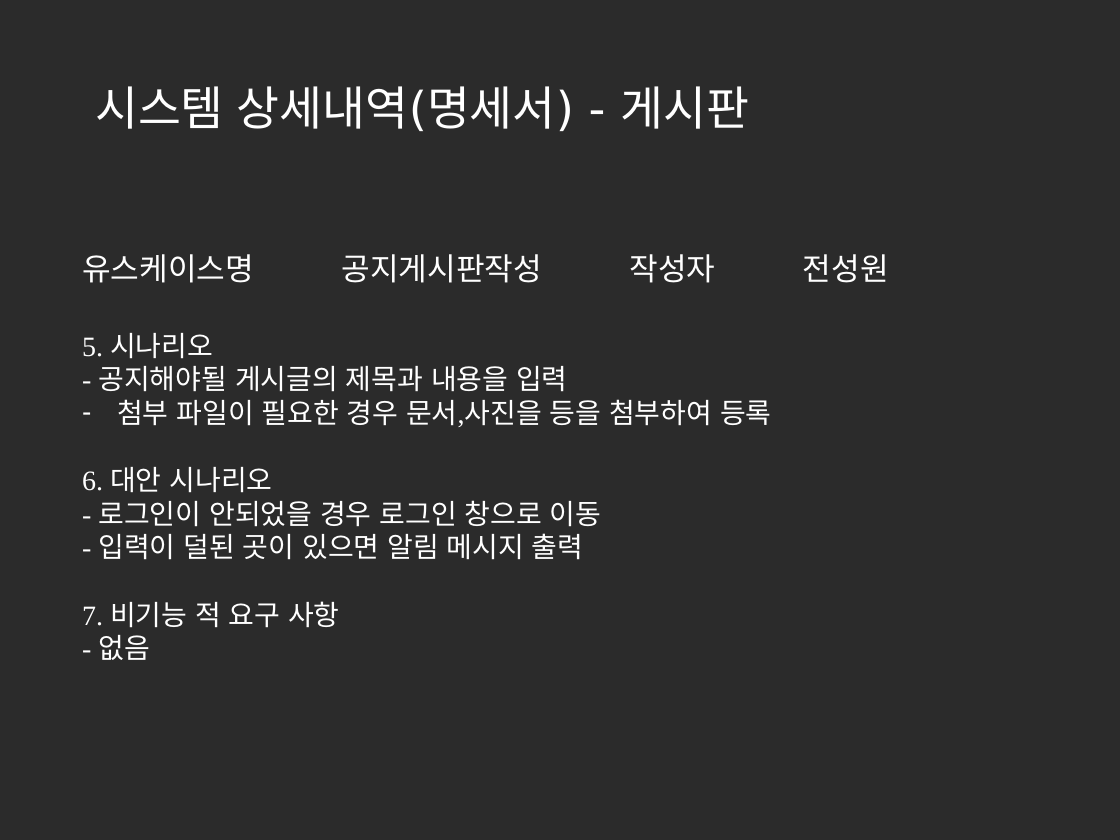
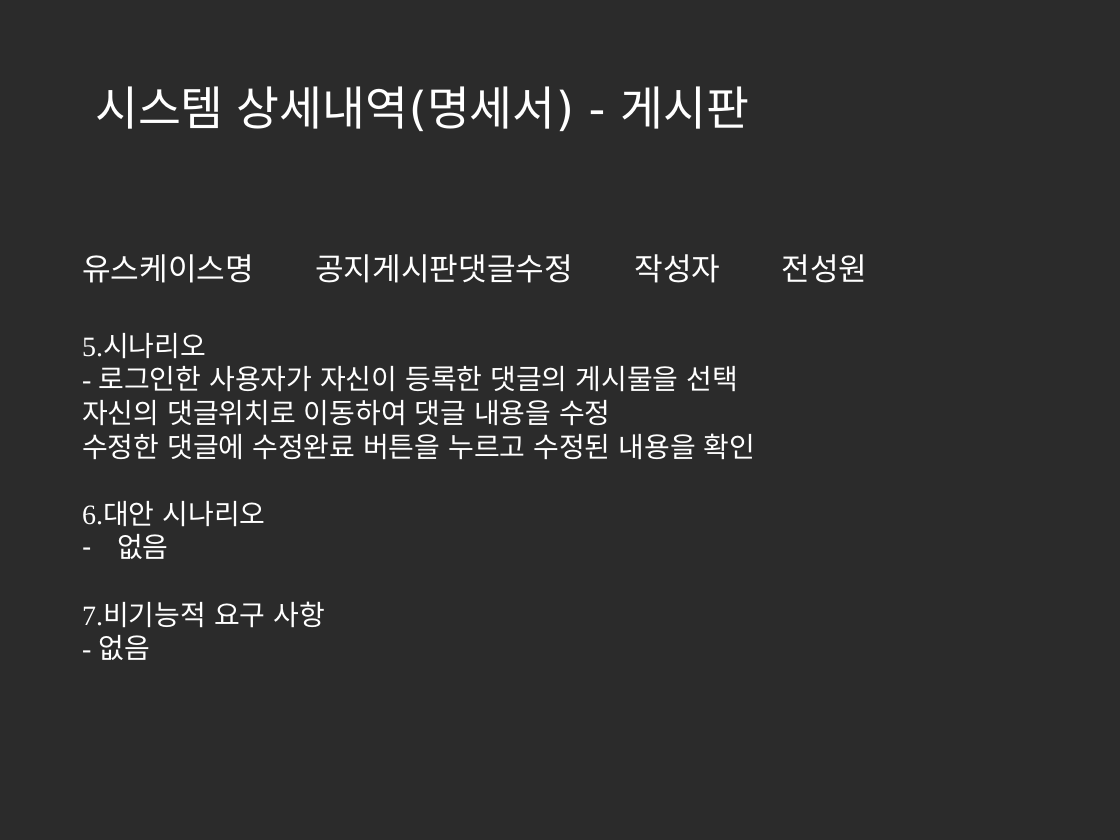
Before and after one commit to korea600/useful, a slide deck: slide 75 of Useful/UML/Presentation/useful_ppt_초안(수정중).pptx. Drawn at 1120x840 pixels with LibreOffice and Linux fonts; fonts in the diff are those of the drawing; background and template pictures are left out; a plain dark background stands for a picture behind light text. Boxes give left, top, right and bottom in pixels: in the first picture for what was removed or moved away, otherwise in the second. Text is boxed around its words. In the diff, an @@ line names an element or a change of style, - is before the commit and + after.

Commit message:
명세서 작성완료

```diff
--- a/Useful/UML/Presentation/useful_ppt_초안(수정중).pptx
+++ b/Useful/UML/Presentation/useful_ppt_초안(수정중).pptx
@@ text at (82,254,868,283): text changed @@
-유스케이스명 공지게시판작성 작성자 전성원
+유스케이스명 공지게시판댓글수정 작성자 전성원
@@ text at (82,334,756,628): text changed @@
-5. 시나리오
-- 공지해야될 게시글의 제목과 내용을 입력
-– 첨부 파일이 필요한 경우 문서,사진을 등을 첨부하여 등록
-6. 대안 시나리오
-- 로그인이 안되었을 경우 로그인 창으로 이동
-- 입력이 덜된 곳이 있으면 알림 메시지 출력
-7. 비기능 적 요구 사항
+5.시나리오
+- 로그인한 사용자가 자신이 등록한 댓글의 게시물을 선택
+자신의 댓글위치로 이동하여 댓글 내용을 수정
+수정한 댓글에 수정완료 버튼을 누르고 수정된 내용을 확인
+6.대안 시나리오
+– 없음
+7.비기능적 요구 사항
```
Also in this commit, not shown: 9 other slides changed, 90 slides added.
